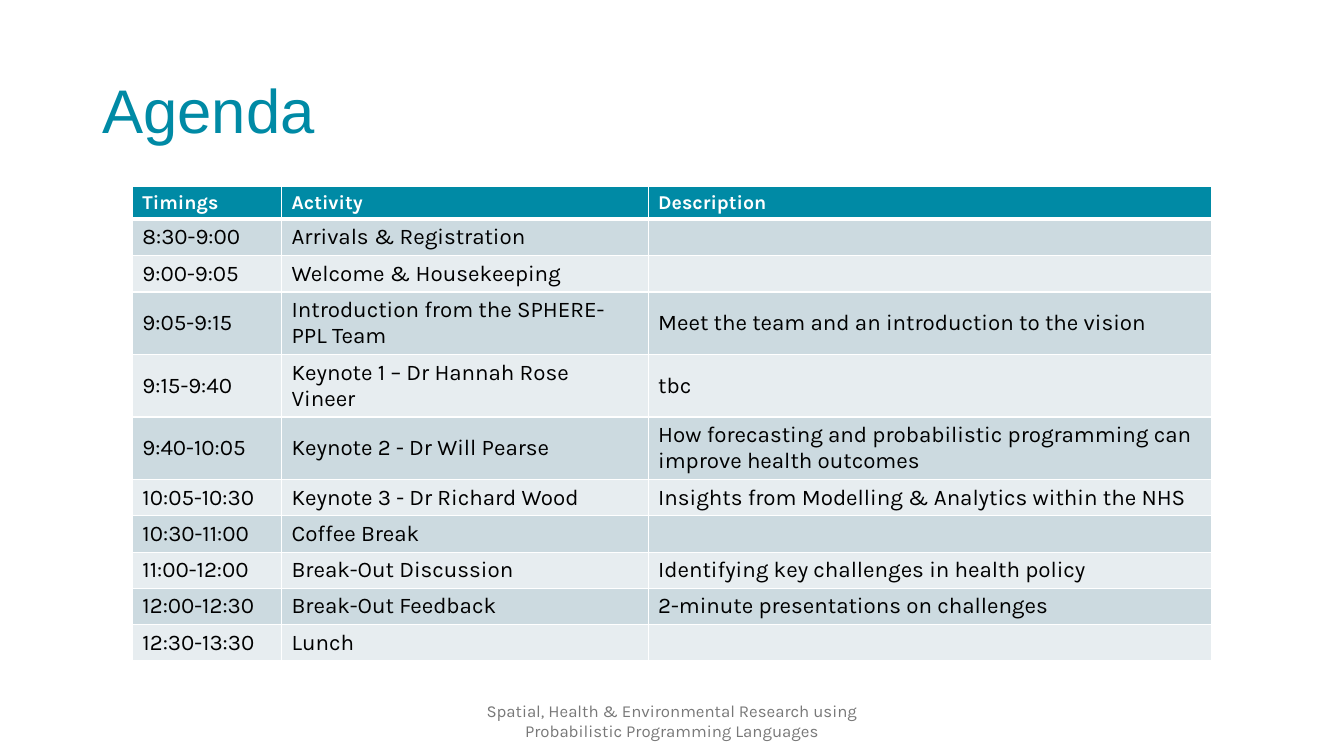
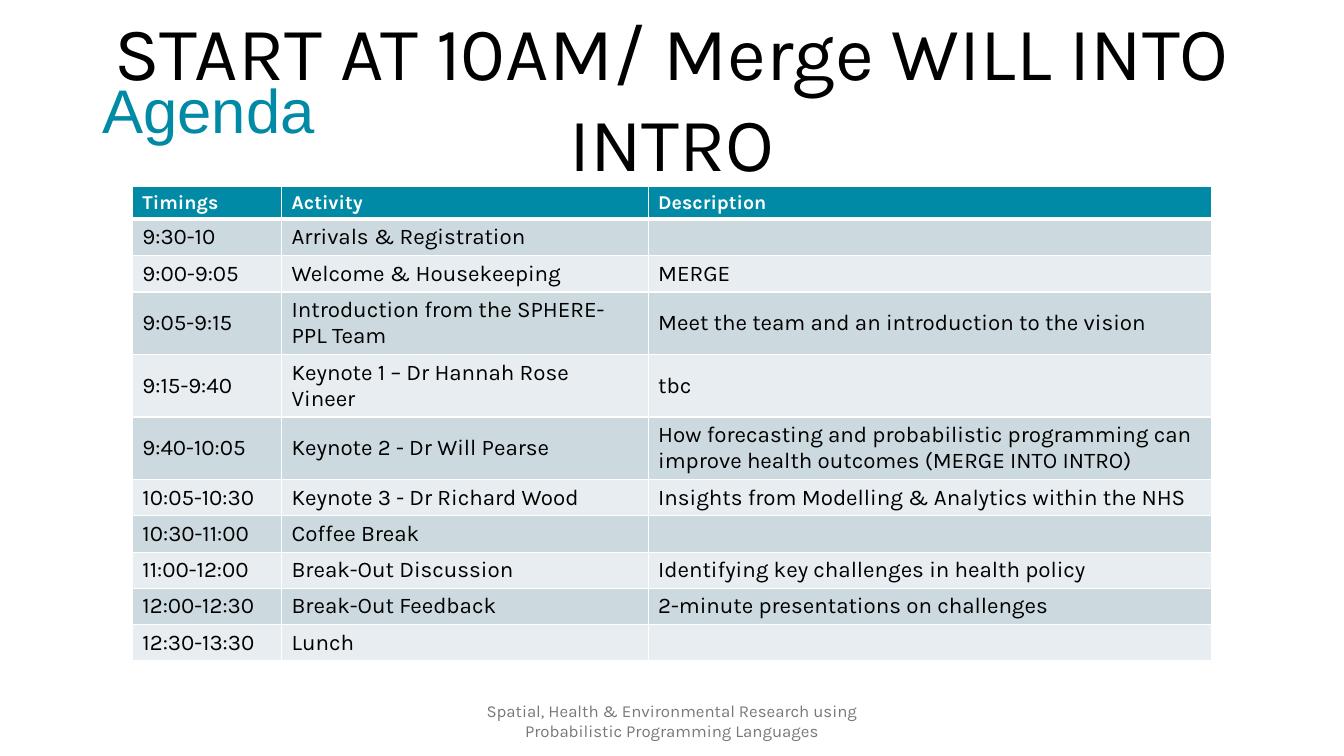
Before and after one commit to SPHERE-PPL/Annual-Meeting-Jan25, a slide deck: slide 7 of docs/Presentations/DayPlan/Full Presentation.pptx. Drawn at 1344x756 pixels with LibreOffice and Linux fonts; fonts in the diff are those of the drawing; background and template pictures are left out. Boxes give left, top, right and bottom in pixels: in the first picture for what was removed or moved away, otherwise in the second. Text is boxed around its words. In the diff, an @@ line names an element or a change of style, - is before the commit and + after.

Commit message:
Update Presentation

```diff
--- a/docs/Presentations/DayPlan/Full Presentation.pptx
+++ b/docs/Presentations/DayPlan/Full Presentation.pptx
@@ text added at (114,24,1228,189), 54 pt, text #000000 @@
+START AT 10AM/ Merge WILL INTO INTRO
@@ table at (132,187,1212,655) @@
-row 2, column 1: 8:30-9:00
+row 2, column 1: 9:30-10
-row 3, column 3: 
+row 3, column 3: MERGE
-row 6, column 3: How forecasting and probabilistic programming can improve health outcomes
+row 6, column 3: How forecasting and probabilistic programming can improve health outcomes (MERGE INTO INTRO)
```
Also in this commit, not shown: 6 other slides changed, 2 slides added, 1 other file.
